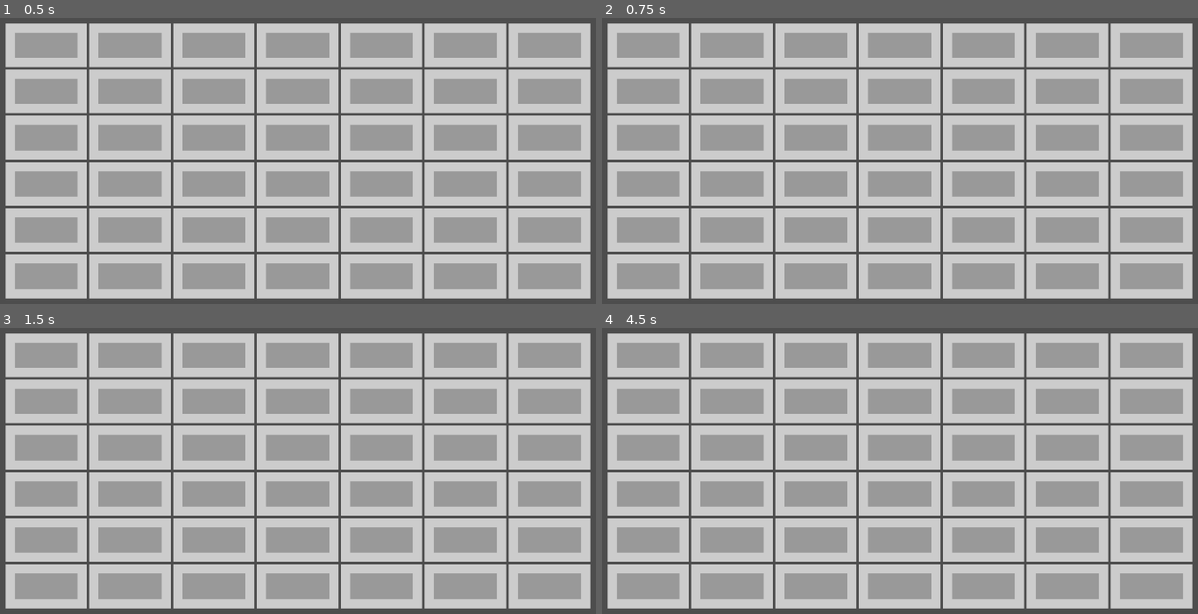
Above: before the commit, frames 1-4 (two rows, left to right).
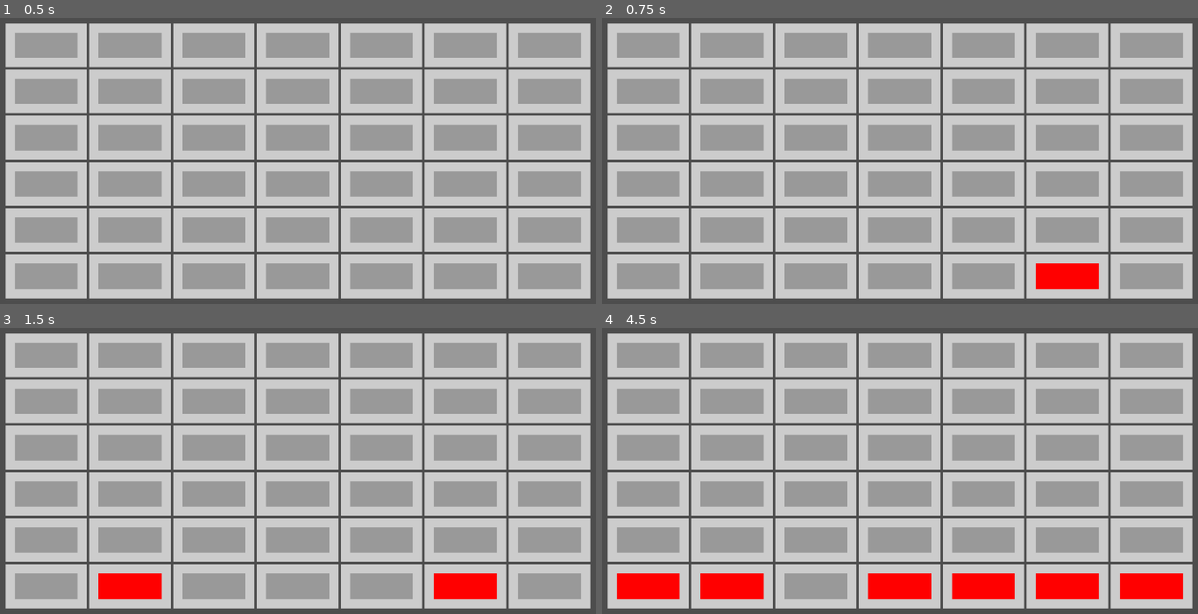
Above: after the commit, the same moments.

Repository: Shuflduf/Connect-Four
Game: Godot game, scene res://board.tscn
Same seed, same stepped clock (60 frames per second), same inputs: the game is played once before the commit and once after it.
Inputs (mouse positions are in pixels of both pictures, inside the frame that each line leads up to):
- Up to frame 1 (0.5 s): no input
- Up to frame 2 (0.75 s): tap Enter at 0.5 s; move the mouse to (1054, 140) at 0.52 s; click (1054, 140) at 0.67 s
- Up to frame 3 (1.5 s): tap Space at 1.25 s; move the mouse to (154, 491) at 1.27 s; click (154, 491) at 1.42 s
- Up to frame 4 (4.5 s): tap Enter at 2, 3.5 s; move the mouse to (971, 382) at 2.02 s; click (971, 382) at 2.17 s; tap Space at 2.75, 4.25 s; move the mouse to (864, 551) at 2.77 s; click (864, 551) at 2.92 s; move the mouse to (1114, 531) at 3.52 s; click (1114, 531) at 3.67 s; move the mouse to (685, 410) at 4.27 s; click (685, 410) at 4.42 s

Frame 1 is identical in both runs. In frame 2, 1.0% of the frame differs, in the area x 72-84%, y 85-96%; in frame 3, 2.0%; in frame 4, 5.9%, in the area x 2-98%, y 85-96%.

Commit message:
placing pieces with click

Diff:
--- a/board.gd
+++ b/board.gd
@@ -17,14 +17,15 @@
 
 
 func _ready() -> void:
-	for i in columns.get_children():
-		i.gui_input.connect(func(event: InputEvent):
-			print("FBHDGFH")
-			if event is InputEventMouseButton:
-				if event.pressed:
-					if event.button_mask == MOUSE_BUTTON_MASK_LEFT:
-						print("PLACE")
-						place_piece(i.get_index()))
+	for col in columns.get_children():
+		for cell in col.get_children():
+			cell.gui_input.connect(func(event: InputEvent):
+				print("FBHDGFH")
+				if event is InputEventMouseButton:
+					if event.pressed:
+						if event.button_mask == MOUSE_BUTTON_MASK_LEFT:
+							print(cell)
+							place_piece(col.get_index()))
 
 func col_full(index):
 	if columns.get_child(index).get_child(0).name.is_valid_html_color():
